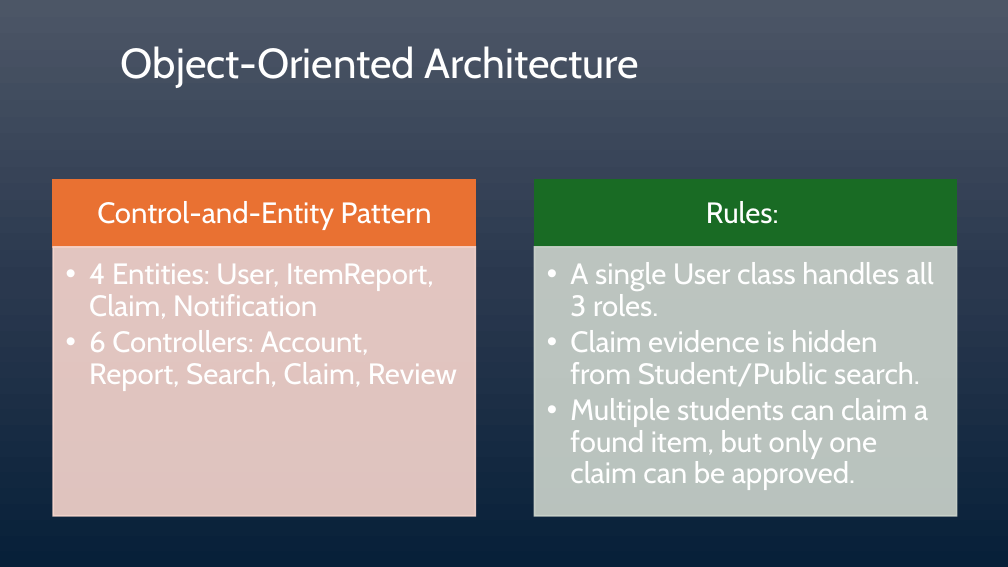
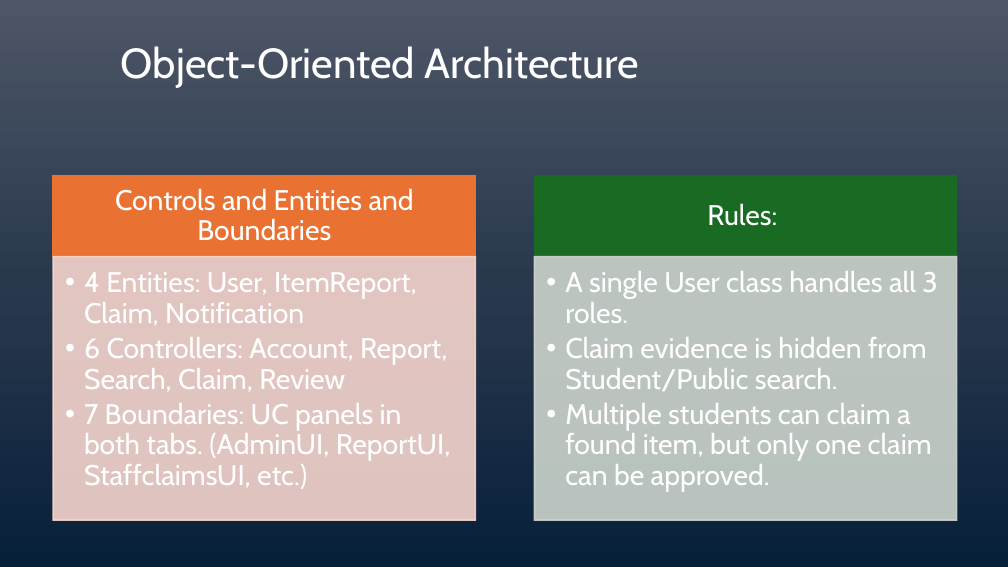
Before and after one commit to Milwacko/CS-3321-GroupProject, a slide deck: slide 4 of CampusFind.pptx. Drawn at 1008x567 pixels with LibreOffice and Linux fonts; fonts in the diff are those of the drawing. Boxes give left, top, right and bottom in pixels: in the first picture for what was removed or moved away, otherwise in the second. Text is boxed around its words. In the diff, an @@ line names an element or a change of style, - is before the commit and + after.

Commit message:
Update powerpoint

```diff
--- a/CampusFind.pptx
+++ b/CampusFind.pptx
@@ rectangle: place and size @@
-rectangle at [53,180,475,247]
+rectangle at [53,176,475,257]
@@ text "Rules:" at [707,203,777,226]: size 28 to 27 pt @@
@@ rectangle: place and size @@
-rectangle at [535,180,957,247]
+rectangle at [535,176,957,257]
@@ text at [115,188,414,241]: text changed; size 28 to 27 pt @@
-Control-and-Entity Pattern
+Controls and Entities and Boundaries
@@ rectangle: place and size @@
-rectangle at [53,247,475,516]
+rectangle at [53,256,475,520]
@@ text "4 Entities: User, ItemReport, Claim, ...": place and size @@
-text "4 Entities: User, ItemReport, Claim, ..." at [89,264,457,391]
+text "4 Entities: User, ItemReport, Claim, ..." at [84,272,451,489]
@@ text "A single User class handles ...": place and size @@
-text "A single User class handles ..." at [570,262,934,490]
+text "A single User class handles ..." at [565,271,938,491]
@@ text "A single User class handles ..." at [565,271,938,491]: size 28 to 27 pt; indent changed @@
@@ rectangle: place and size @@
-rectangle at [535,247,957,516]
+rectangle at [535,256,957,520]
@@ text at [84,272,447,392]: size 28 to 27 pt in "4 Entities: User, ItemReport, Claim, Notification", "6 Controllers: Account, Report, Search, Claim, Review"; indent changed @@
@@ text at [84,403,451,489]: paragraph added @@
+  • 7 Boundaries: UC panels in both tabs. (AdminUI, ReportUI, StaffclaimsUI, etc.)
```
Also in this commit, not shown: 4 other slides changed.
